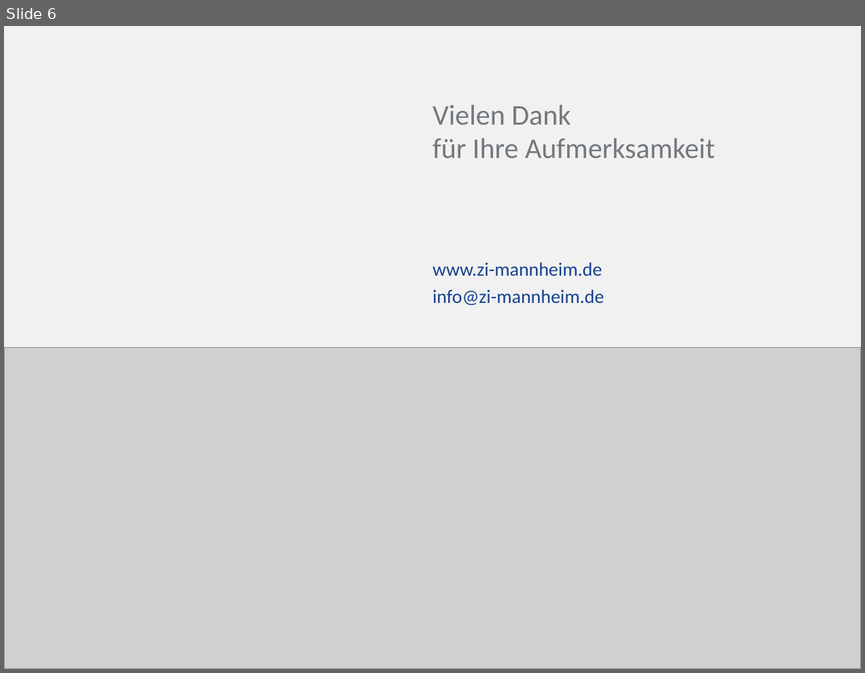
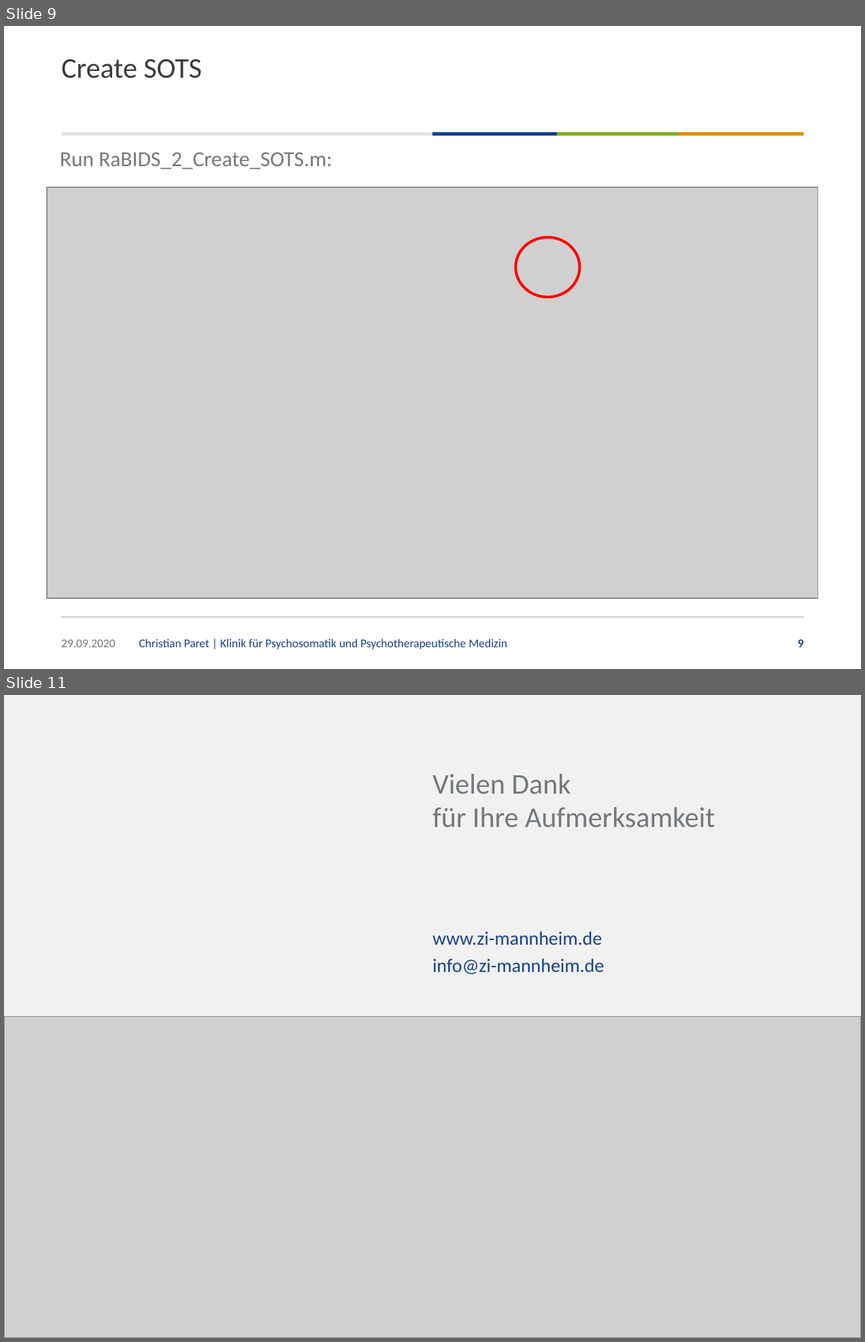
Before and after one commit to christianparet/RaBIDS, a slide deck: manuals/Introduction to RaBIDS.pptx. Shown one above the other, each under a label of ours: slide 6 before the commit, slides 9 and 11 after it; the slides between them are not shown. The pictures are 865x673 and 865x1342 pixels, drawn with LibreOffice and Linux fonts; fonts in the diff are those of the drawing; grey boxes stand for pictures; background and template pictures are left out. Boxes give left, top, right and bottom in pixels: in the first picture for what was removed or moved away, otherwise in the second. Text is boxed around its words. In the diff, an @@ line names an element or a change of style, - is before the commit and + after.

```diff
--- a/manuals/Introduction to RaBIDS.pptx
+++ b/manuals/Introduction to RaBIDS.pptx
@@ slide 9 added at (x1=4, y1=26, x2=861, y2=669), background #FFFFFF @@
@@ title added at (x1=61, y1=59, x2=202, y2=78), 24 pt, text #3A3C3E @@
+Create SOTS
@@ group added at (x1=61, y1=132, x2=804, y2=616): 4 rectangles, 1 line @@
@@ text added at (x1=60, y1=152, x2=332, y2=169), 18 pt, text #73787C @@
+Run RaBIDS_2_Create_SOTS.m:
@@ picture added at (x1=47, y1=187, x2=818, y2=597) @@
@@ ellipse added at (x1=515, y1=237, x2=580, y2=297), outline #FF0000 2.25 pt @@
@@ text added at (x1=61, y1=639, x2=115, y2=647), 10 pt, text #73787C @@
+29.09.2020
@@ text added at (x1=139, y1=639, x2=507, y2=649), 10 pt, text #17418C @@
+Christian Paret | Klinik für Psychosomatik und Psychotherapeutische Medizin
@@ page number added at (x1=798, y1=639, x2=804, y2=647), 10 pt, text #17418C, bold @@
+9
@@ what was slide 6 is now slide 11 @@
```
Also in this commit, not shown: 4 slides changed, 4 other slides added, 1 other file.
